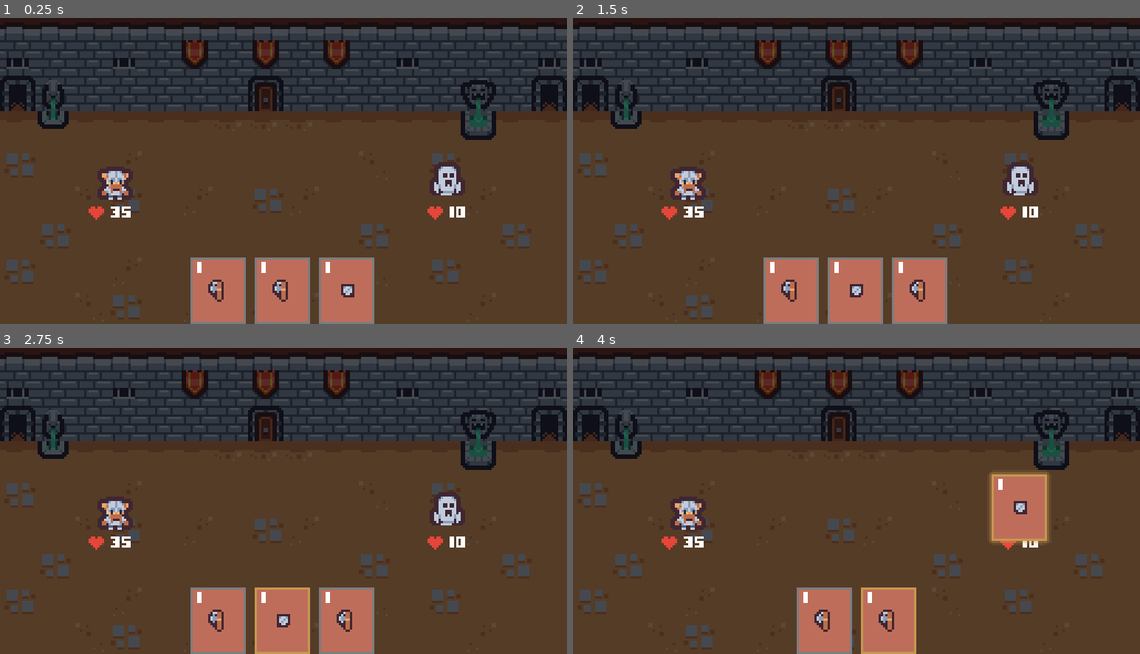
Above: before the commit, frames 1-4 (two rows, left to right).
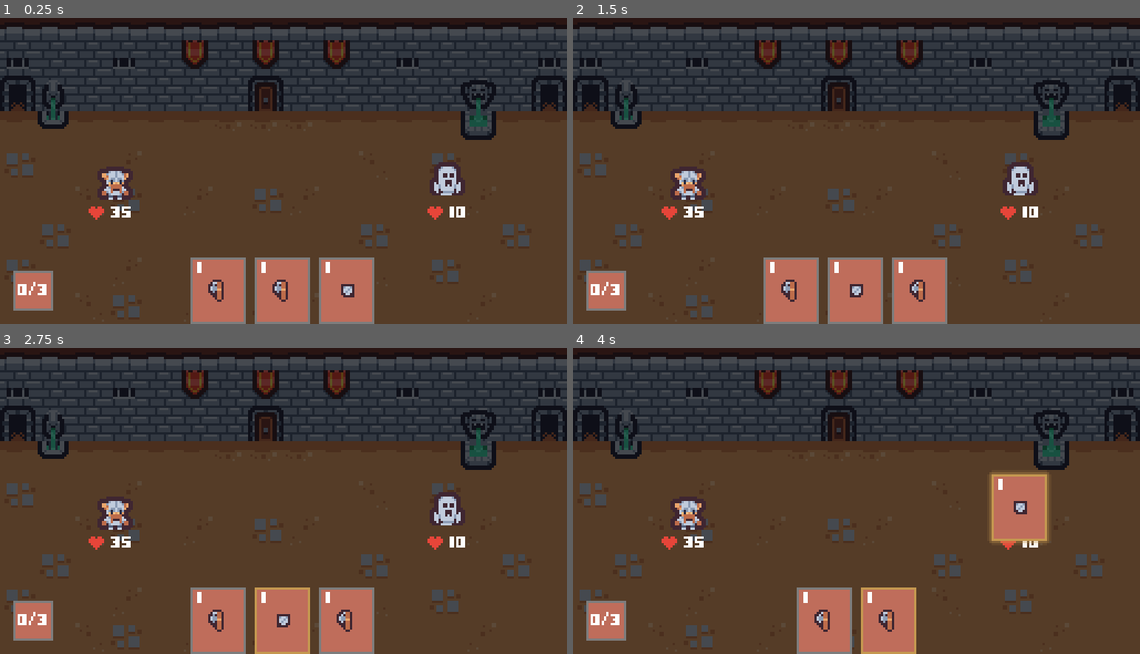
Above: after the commit, the same moments.

Repository: jordanforbes/ststut
Game: Godot game, scene res://scenes/battle/battle.tscn
Two runs of this game, one before a commit and one after it. Both use one fixed random seed, a clock stepped at 60 frames per second and the inputs below.
Inputs (mouse positions are in pixels of both pictures, inside the frame that each line leads up to):
- Up to frame 1 (0.25 s): no input
- Up to frame 2 (1.5 s): tap Enter (ui_accept) at 0.5, 1.25 s; drag from (788, 290) to (856, 115) at 0.52 s; drag from (822, 290) to (856, 115) at 1.27 s
- Up to frame 3 (2.75 s): tap Enter (ui_accept) at 2 s; move the mouse to (283, 620) at 2.02 s; press the mouse at (283, 620) at 2.03 s
- Up to frame 4 (4 s): release the mouse at (856, 620) at 2.75 s; tap Enter (ui_accept) at 2.75, 3.5 s; drag from (828, 559) to (1020, 507) at 2.77 s; drag from (1020, 507) to (890, 620) at 3.52 s

The runs differ from the first frame. In frame 1, 0.9% of the frame differs, in the area x 2-10%, y 82-96%; in frame 2, 0.9%; in frame 3, 0.9%; in frame 4, 0.9%.

Commit message:
mana ui

Diff:
--- a/main_theme.tres
+++ b/main_theme.tres
@@ -1,7 +1,9 @@
-[gd_resource type="Theme" load_steps=2 format=3 uid="uid://boak2n12drima"]
+[gd_resource type="Theme" load_steps=3 format=3 uid="uid://boak2n12drima"]
 
 [ext_resource type="FontFile" uid="uid://dskmdk146n4rq" path="res://art/pixel_rpg.ttf" id="1_iqx40"]
+[ext_resource type="StyleBox" uid="uid://cit3fx5d63fw" path="res://scenes/card_ui/card_base_stylebox.tres" id="1_wrn2b"]
 
 [resource]
 default_font = ExtResource("1_iqx40")
 default_font_size = 6
+Panel/styles/panel = ExtResource("1_wrn2b")
--- a/scenes/battle/battle.tscn
+++ b/scenes/battle/battle.tscn
@@ -10,6 +10,7 @@
 [ext_resource type="Resource" uid="uid://b2nypwh8decvt" path="res://characters/warrior/cards/warrior_axe_attack.tres" id="4_8e8is"]
 [ext_resource type="Resource" uid="uid://dtpl4vd8jewo8" path="res://characters/warrior/warrior.tres" id="4_vdkp2"]
 [ext_resource type="Resource" uid="uid://bhft0jchyfrjw" path="res://characters/warrior/cards/warrior_block.tres" id="5_lmxcs"]
+[ext_resource type="PackedScene" uid="uid://cp5vx5epuse16" path="res://scenes/card_ui/mana_ui.tscn" id="11_6re08"]
 
 [sub_resource type="RectangleShape2D" id="RectangleShape2D_gcths"]
 size = Vector2(256, 100)
@@ -68,3 +69,6 @@
 [node name="CardUI3" parent="BattleUI/Hand" instance=ExtResource("2_4dk4j")]
 layout_mode = 2
 card = ExtResource("5_lmxcs")
+
+[node name="ManaUI" parent="BattleUI" instance=ExtResource("11_6re08")]
+char_stats = ExtResource("4_vdkp2")
--- /dev/null
+++ b/scenes/card_ui/mana_ui.gd
@@ -0,0 +1,25 @@
+class_name ManaUI
+extends Panel
+
+@export var char_stats: CharacterStats : set = _set_char_stats
+
+@onready var mana_label: Label = $ManaLabel
+
+#debug
+#func _ready() -> void:
+	#await get_tree().create_timer(3).timeout
+	#char_stats.mana = 2
+
+func _set_char_stats(value: CharacterStats)-> void:
+	char_stats = value
+
+	if not char_stats.stats_changed.is_connected(_on_stats_changed):
+		char_stats.stats_changed.connect(_on_stats_changed)
+
+	if not is_node_ready():
+		await ready
+
+	_on_stats_changed()
+
+func _on_stats_changed()-> void:
+	mana_label.text = "%s/%s" % [char_stats.mana, char_stats.max_mana]
--- /dev/null
+++ b/scenes/card_ui/mana_ui.tscn
@@ -0,0 +1,27 @@
+[gd_scene load_steps=3 format=3 uid="uid://cp5vx5epuse16"]
+
+[ext_resource type="Theme" uid="uid://boak2n12drima" path="res://main_theme.tres" id="1_sf0ji"]
+[ext_resource type="Script" path="res://scenes/card_ui/mana_ui.gd" id="2_hi1in"]
+
+[node name="ManaUI" type="Panel"]
+anchors_preset = 2
+anchor_top = 1.0
+anchor_bottom = 1.0
+offset_left = 6.0
+offset_top = -24.0
+offset_right = 24.0
+offset_bottom = -6.0
+grow_vertical = 0
+theme = ExtResource("1_sf0ji")
+script = ExtResource("2_hi1in")
+
+[node name="ManaLabel" type="Label" parent="."]
+layout_mode = 1
+anchors_preset = 15
+anchor_right = 1.0
+anchor_bottom = 1.0
+grow_horizontal = 2
+grow_vertical = 2
+text = "3/3"
+horizontal_alignment = 1
+vertical_alignment = 1
Not shown: 1 places in scenes/battle/battle.tscn that only renumber resources
